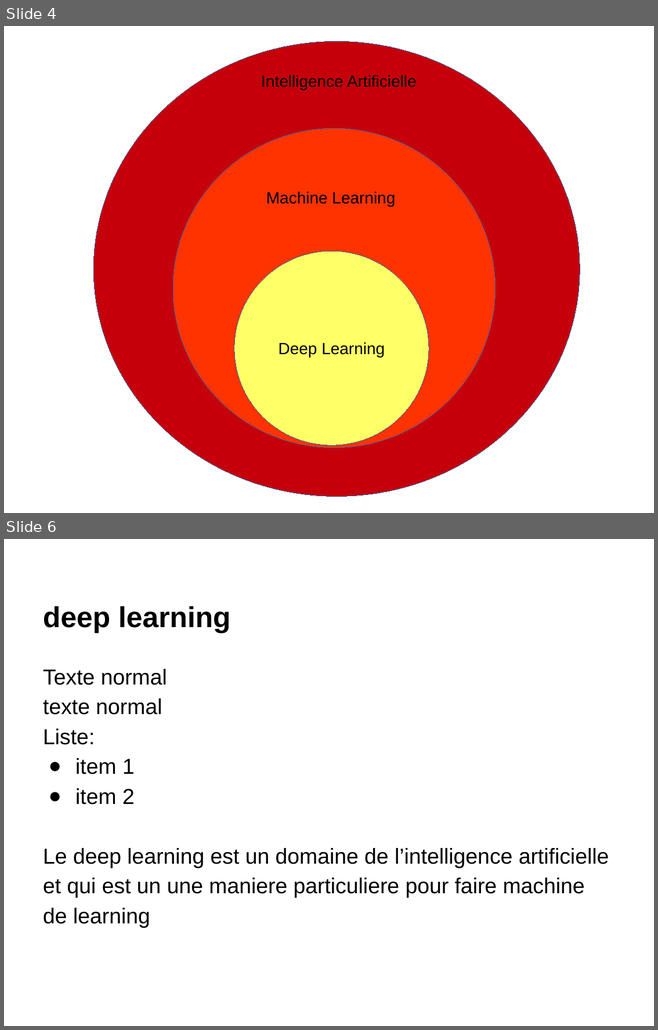
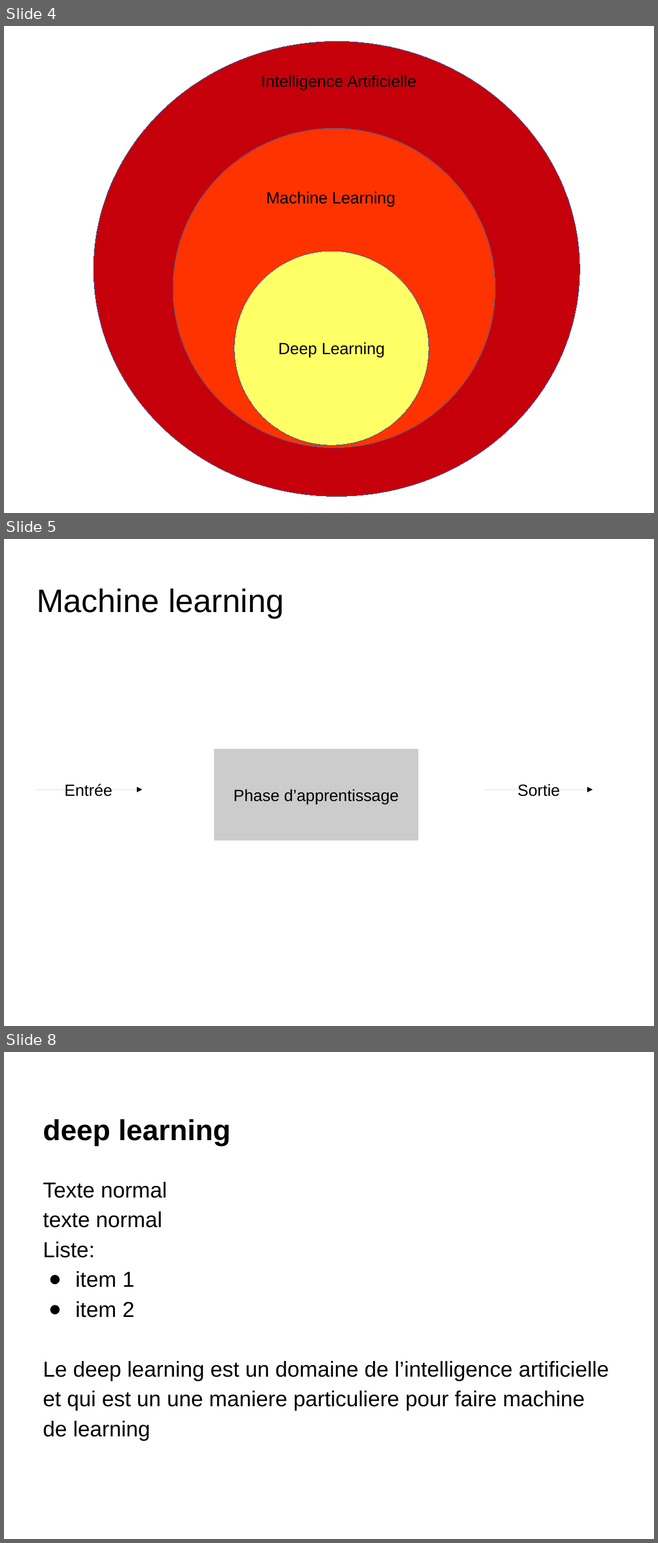
Before and after one commit to chihebguelmami2017/GL_DL, a slide deck: PresentationTemplatef.odp. Shown one above the other, each under a label of ours: slides 4 and 6 before the commit, slides 4, 5 and 8 after it; the slides between them are not shown. The pictures are 658x1030 and 658x1543 pixels, drawn with LibreOffice and Linux fonts; fonts in the diff are those of the drawing. Boxes give left, top, right and bottom in pixels: in the first picture for what was removed or moved away, otherwise in the second. Text is boxed around its words. In the diff, an @@ line names an element or a change of style, - is before the commit and + after.

```diff
--- a/PresentationTemplatef.odp
+++ b/PresentationTemplatef.odp
@@ slide 5 added at bbox=[4, 539, 654, 1026], background #FFFFFF @@
@@ title added at bbox=[36, 588, 284, 617], 36 pt, text #000000 @@
+Machine learning
@@ rectangle added at bbox=[214, 749, 419, 841], fill #CCCCCC, outline #FFFFFF 0 pt, 18 pt, text #000000 @@
+Phase d’apprentissage
@@ line added at bbox=[35, 790, 141, 790], outline #000000 0 pt, 18 pt, text #000000 @@
+Entrée
@@ line added at bbox=[485, 790, 592, 790], outline #000000 0 pt, 18 pt, text #000000 @@
+Sortie
@@ what was slide 6 is now slide 8 @@
```
Also in this commit, not shown: 2 other slides added, 1 slide removed.
